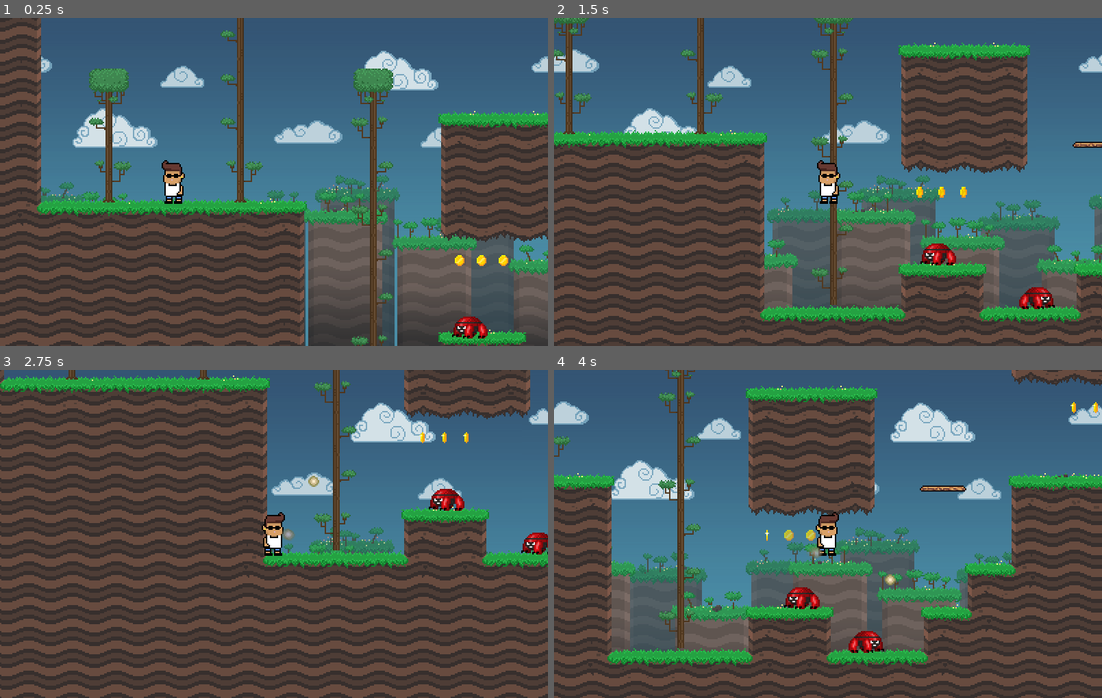
Above: before the commit, frames 1-4 (two rows, left to right).
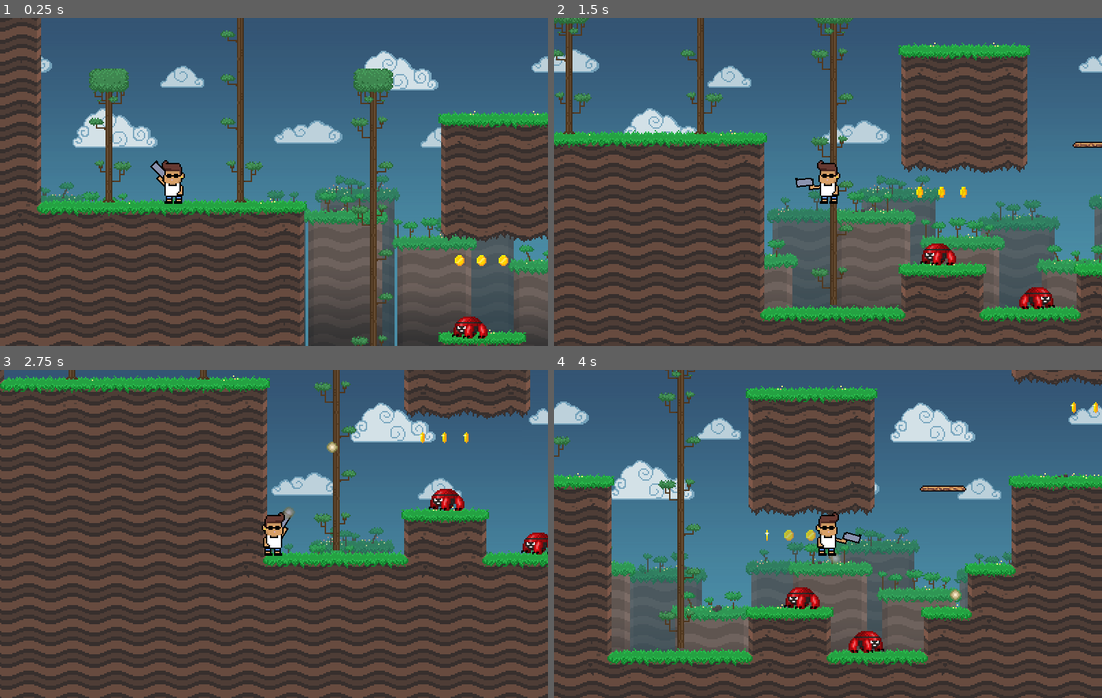
Above: after the commit, the same moments.

Repository: J24556/Red-Rise
Game: Godot game, scene res://Stage.tscn
Two runs of this game, one before a commit and one after it. Both use one fixed random seed, a clock stepped at 60 frames per second and the inputs below.
Inputs (mouse positions are in pixels of both pictures, inside the frame that each line leads up to):
- Up to frame 1 (0.25 s): no input
- Up to frame 2 (1.5 s): move the mouse to (948, 165) at 0.52 s; press the mouse at (948, 165) at 0.53 s; hold D (move_right) from 0.53 s (still down); tap Space (jump) at 0.77 s; move the mouse to (718, 198) at 1.27 s; release the mouse at (718, 198) at 1.28 s; click (718, 198) at 1.35 s
- Up to frame 3 (2.75 s): tap Space (jump) at 1.52 s; move the mouse to (328, 461) at 2.02 s; release D (move_right) at 2.03 s; press the mouse at (328, 461) at 2.03 s; hold A (move_left) from 2.03 s (still down)
- Up to frame 4 (4 s): move the mouse to (800, 599) at 2.77 s; release A (move_left) at 2.78 s; release the mouse at (800, 599) at 2.78 s; hold D (move_right) from 2.78 s (still down); click (800, 599) at 2.85 s; tap Space (jump) at 3.02, 3.77 s; move the mouse to (992, 583) at 3.52 s; press the mouse at (992, 583) at 3.53 s

The runs differ from the first frame. In frame 1, less than 0.1% of the frame differs, in the area x 27-30%, y 43-52%; in frame 2, 0.1%; in frame 3, 0.3%; in frame 4, 0.3%, in the area x 46-75%, y 49-71%.

Commit message:
Rotating gun arm

Diff:
--- a/player/Player.tscn
+++ b/player/Player.tscn
@@ -1,9 +1,10 @@
-[gd_scene load_steps=14 format=2]
+[gd_scene load_steps=15 format=2]
 
 [ext_resource path="res://player/player.gd" type="Script" id=1]
 [ext_resource path="res://player/characternogun.png" type="Texture" id=2]
 [ext_resource path="res://player/bullet.png" type="Texture" id=3]
 [ext_resource path="res://player/Bullet.wav" type="AudioStream" id=4]
+[ext_resource path="res://player/big_gun.png" type="Texture" id=5]
 [ext_resource path="res://audio/sound_jump.wav" type="AudioStream" id=9]
 
 [sub_resource type="Gradient" id=1]
@@ -103,9 +104,22 @@
 texture = ExtResource( 2 )
 hframes = 5
 
-[node name="Smoke" type="Particles2D" parent="Sprite"]
+[node name="ArmPivot" type="Position2D" parent="Sprite"]
+position = Vector2( 4, 3.5 )
+rotation = 0.00698132
+
+[node name="GunArm" type="Sprite" parent="Sprite/ArmPivot"]
+show_behind_parent = true
+position = Vector2( 10, -3.5 )
+z_index = -1
+texture = ExtResource( 5 )
+
+[node name="BulletShoot" type="Position2D" parent="Sprite/ArmPivot/GunArm"]
+position = Vector2( 9, 0 )
+
+[node name="Smoke" type="Particles2D" parent="Sprite/ArmPivot/GunArm"]
 self_modulate = Color( 1, 1, 1, 0.26702 )
-position = Vector2( 10, 1.5 )
+position = Vector2( 9, 0 )
 rotation = -1.45648
 emitting = false
 lifetime = 0.3
@@ -127,10 +141,8 @@
 limit_left = 0
 limit_top = 0
 
-[node name="BulletShoot" type="Position2D" parent="."]
-position = Vector2( 15, 0 )
-
 [node name="CollisionPolygon2D" type="CollisionShape2D" parent="."]
+visible = false
 position = Vector2( 0, 2 )
 shape = SubResource( 8 )
 
--- a/player/player.gd
+++ b/player/player.gd
@@ -3,22 +3,27 @@
 
 const FLOOR_DETECT_DISTANCE = 20.0
 const SHOT_DELAY = 0.3
-const SHOT_SPEED = 400
+const SHOT_SPEED = 700
 
 var Bullet = preload("res://player/PlayerBullet.tscn")
 
 onready var platform_detector = $PlatformDetector
 onready var animation_player = $AnimationPlayer
 onready var sprite = $Sprite
-onready var sprite_smoke = sprite.get_node(@"Smoke")
-onready var bullet_shoot = $BulletShoot
+onready var sprite_smoke = $Sprite/ArmPivot/GunArm/Smoke
+onready var arm_pivot = $Sprite/ArmPivot
+onready var bullet_shoot = $Sprite/ArmPivot/GunArm/BulletShoot
 onready var shot_delay_timer = $ShotDelayTimer
 onready var sound_jump = $SoundJump
 onready var sound_shoot = $SoundShoot
 
 
 func _physics_process(_delta):
-	var mouse_dir = global_position.direction_to(get_global_mouse_position())
+	var mouse_pos = get_global_mouse_position()
+	var mouse_dir = global_position.direction_to(mouse_pos)
+	var mouse_arm_dir = arm_pivot.global_position.direction_to(mouse_pos)
+	var mouse_arm_angle = rad2deg(arm_pivot.global_position.angle_to_point(mouse_pos))
+
 	var move_dir = get_move_dir()
 
 	var is_jump_interrupted = Input.is_action_just_released("jump") and _velocity.y < 0.0
@@ -41,6 +46,11 @@
 	if mouse_dir.x != 0:
 		sprite.scale.x = 1 if mouse_dir.x > 0 else -1
 
+	if sprite.scale.x == 1:
+		arm_pivot.rotation_degrees = mouse_arm_angle + 180
+	else:
+		arm_pivot.rotation_degrees = (-1 * mouse_arm_angle)
+
 	# We use the sprite's scale to store Robi’s look move_dir which allows us to shoot
 	# bullets forward.
 	# There are many situations like these where you can reuse existing properties instead of
@@ -49,7 +59,7 @@
 	if Input.is_action_pressed("shoot"):
 		is_shooting = true
 		if shot_delay_timer.is_stopped():
-			shot_bullet(mouse_dir)
+			shoot_bullet(mouse_arm_dir)
 			shot_delay_timer.start(SHOT_DELAY)
 
 
@@ -83,11 +93,10 @@
 		velocity.y *= 0.6
 	return velocity
 
-func shot_bullet(dir):
+func shoot_bullet(dir):
 	var bi = Bullet.instance()
-	var pos = position + (dir * bullet_shoot.position.x)
 
-	bi.position = pos
+	bi.global_position = bullet_shoot.global_position
 	get_parent().add_child(bi)
 
 	bi.set_velocity(dir * SHOT_SPEED)
Binary file added: player/big_gun.png
Not shown, added: player/big_gun.png.import
